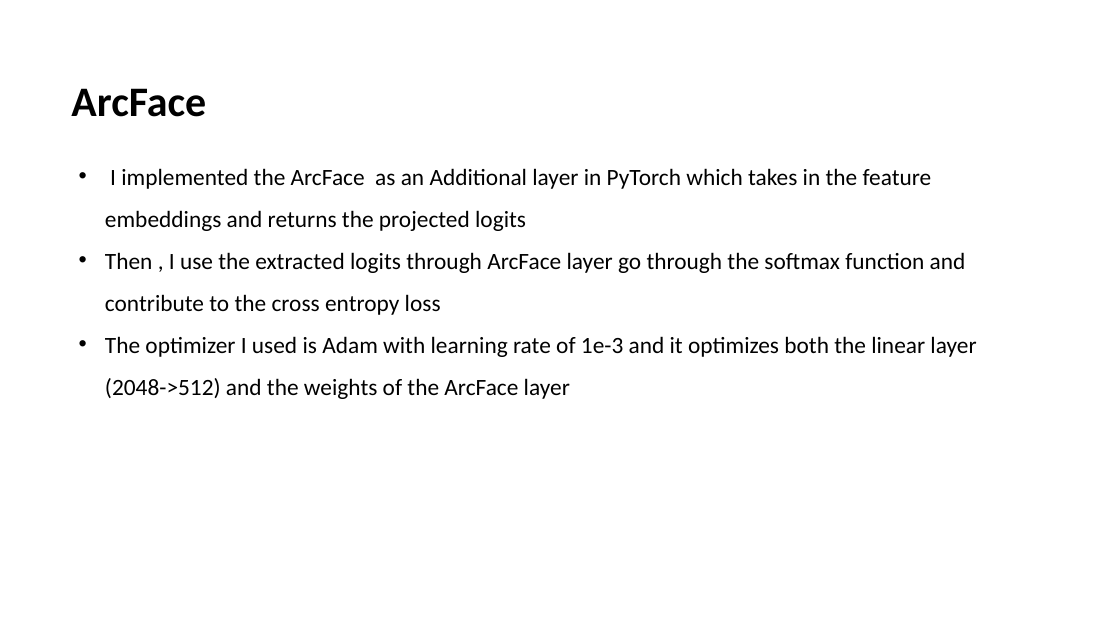
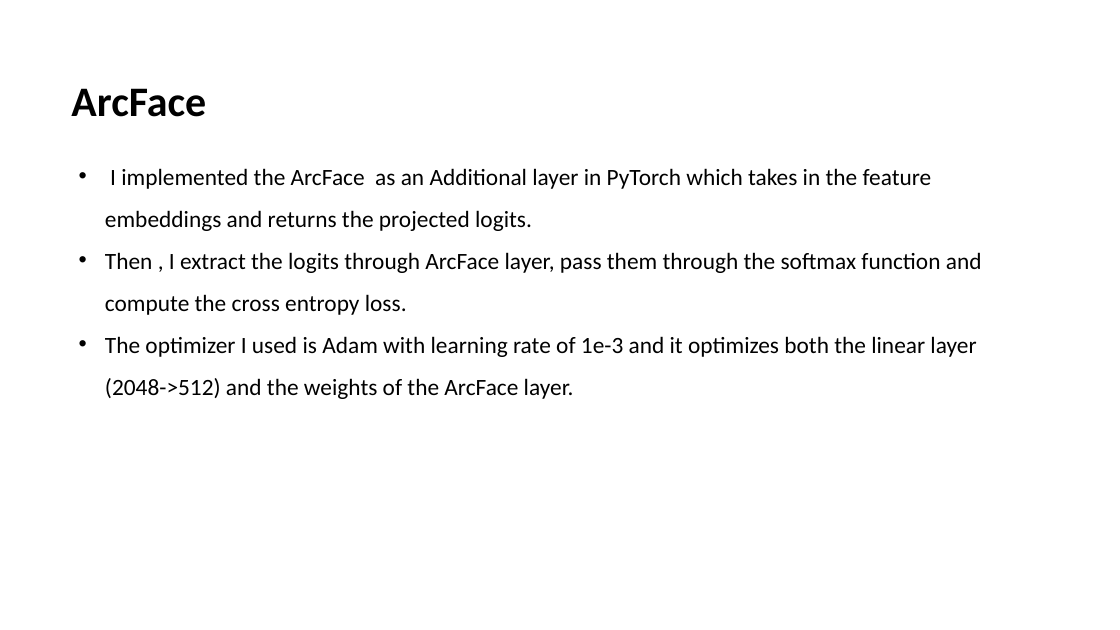
Before and after one commit to saadmunir94-ce/ArcFace-Implementation, a slide deck: slide 8 of ArcFace Saad.pptx. Drawn at 1120x630 pixels with LibreOffice and Linux fonts; fonts in the diff are those of the drawing. Boxes give left, top, right and bottom in pixels: in the first picture for what was removed or moved away, otherwise in the second. Text is boxed around its words. In the diff, an @@ line names an element or a change of style, - is before the commit and + after.

Commit message:
modify arcface presentation

```diff
--- a/ArcFace Saad.pptx
+++ b/ArcFace Saad.pptx
@@ text at box(105, 168, 982, 399): text changed @@
-• I implemented the ArcFace as an Additional layer in PyTorch which takes in the feature embeddings and returns the projected logits
-• Then , I use the extracted logits through ArcFace layer go through the softmax function and contribute to the cross entropy loss
-• The optimizer I used is Adam with learning rate of 1e-3 and it optimizes both the linear layer (2048->512) and the weights of the ArcFace layer
+• I implemented the ArcFace as an Additional layer in PyTorch which takes in the feature embeddings and returns the projected logits.
+• Then , I extract the logits through ArcFace layer, pass them through the softmax function and compute the cross entropy loss.
+• The optimizer I used is Adam with learning rate of 1e-3 and it optimizes both the linear layer (2048->512) and the weights of the ArcFace layer.
```
